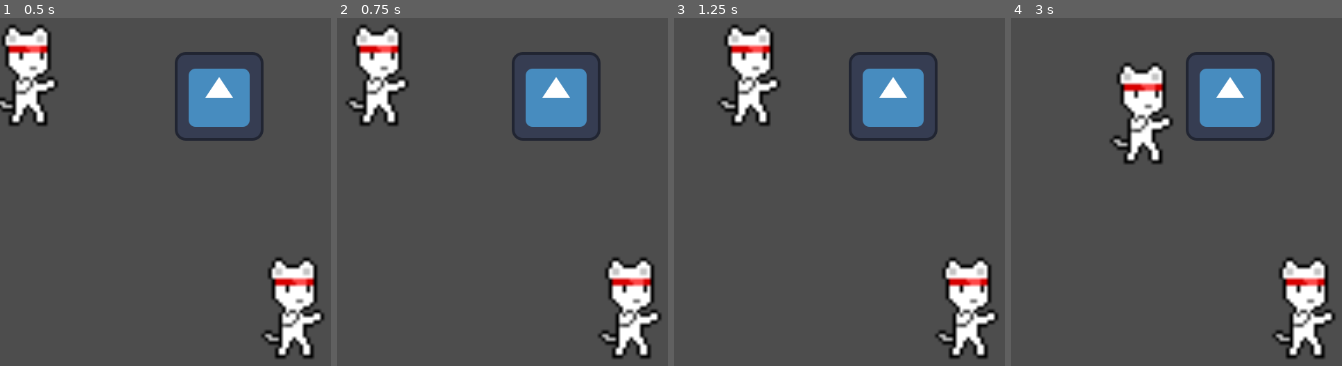
Above: before the commit, frames 1-4 (left to right).
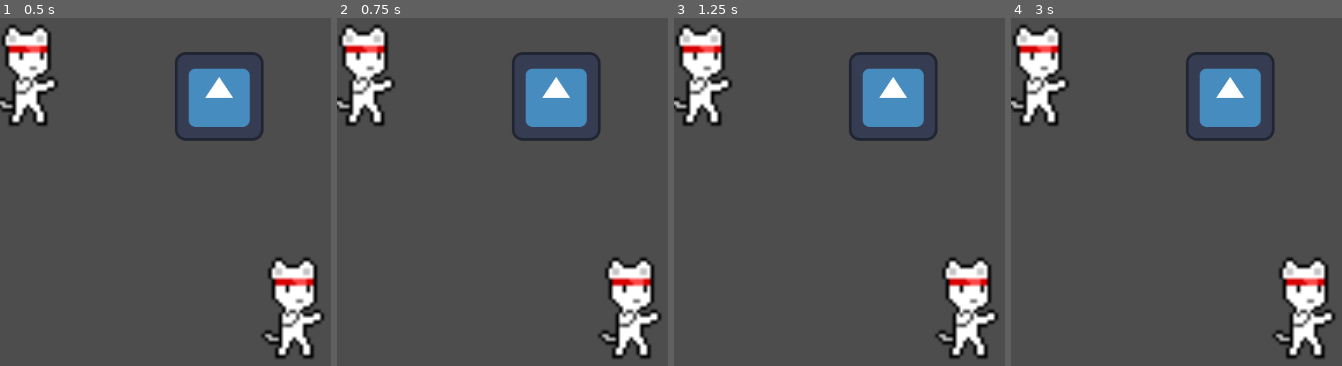
Above: after the commit, the same moments.

Repository: XnoahR/godot_project1
Game: Godot game, scene res://main.tscn
Same seed, same stepped clock (60 frames per second), same inputs: the game is played once before the commit and once after it. The engine's default icon, where the game draws it, is replaced by a stand-in: a white triangle on a blue panel in a dark square.
Inputs:
- Up to frame 1 (0.5 s): no input
- Up to frame 2 (0.75 s): tap Enter at 0.5 s; hold Right (ui_right) from 0.53 s (still down)
- Up to frame 3 (1.25 s): keep holding Right (ui_right)
- Up to frame 4 (3 s): release Right (ui_right) at 1.28 s; hold Down (ui_down) 1.28-2.03 s; hold Right (ui_right) 2.03-2.78 s; hold Up (ui_up) from 2.78 s (still down)

Frame 1 is identical in both runs. In frame 2, 4.0% of the frame differs, in the area x 0-22%, y 1-32%; in frame 3, 6.4%; in frame 4, 6.5%, in the area x 0-49%, y 1-42%.

Commit message:
Movement Basic 2 + cleaning code

Diff:
--- a/main.tscn
+++ b/main.tscn
@@ -1,6 +1,6 @@
 [gd_scene load_steps=6 format=3 uid="uid://bckem1mar2gwh"]
 
-[ext_resource type="Script" path="res://main.gd" id="1_i21n7"]
+[ext_resource type="Script" path="res://scripts/move1.gd" id="1_nvt8w"]
 [ext_resource type="Script" path="res://scripts/cat.gd" id="2_y4332"]
 [ext_resource type="PackedScene" uid="uid://d3ricrmjkk7d" path="res://cat.tscn" id="3_75gkc"]
 [ext_resource type="Texture2D" uid="uid://c8dl1dw0n27ax" path="res://icon.svg" id="4_iyj2j"]
@@ -9,7 +9,7 @@
 size = Vector2(125, 121)
 
 [node name="Main" type="Node2D"]
-script = ExtResource("1_i21n7")
+script = ExtResource("1_nvt8w")
 
 [node name="cat" parent="." instance=ExtResource("3_75gkc")]
 position = Vector2(48, 96)
--- /dev/null
+++ b/scripts/move1.gd
@@ -0,0 +1,26 @@
+extends Node2D
+
+var cat
+# Called when the node enters the scene tree for the first time.
+func _ready():
+	cat = $cat
+	pass # Replace with function body.
+
+func _input(event):
+	if(event is InputEventKey and event.pressed):
+		match event.keycode:
+			KEY_A:
+				cat.velocity = Vector2(-100,0)
+			KEY_D:
+				cat.velocity = Vector2(100,0)
+
+	pass
+
+
+func _physics_process(delta):
+	cat.move_and_slide()
+	pass
+
+# Called every frame. 'delta' is the elapsed time since the previous frame.
+func _process(delta):
+	pass
Renamed: main.gd -> scripts/main.gd
